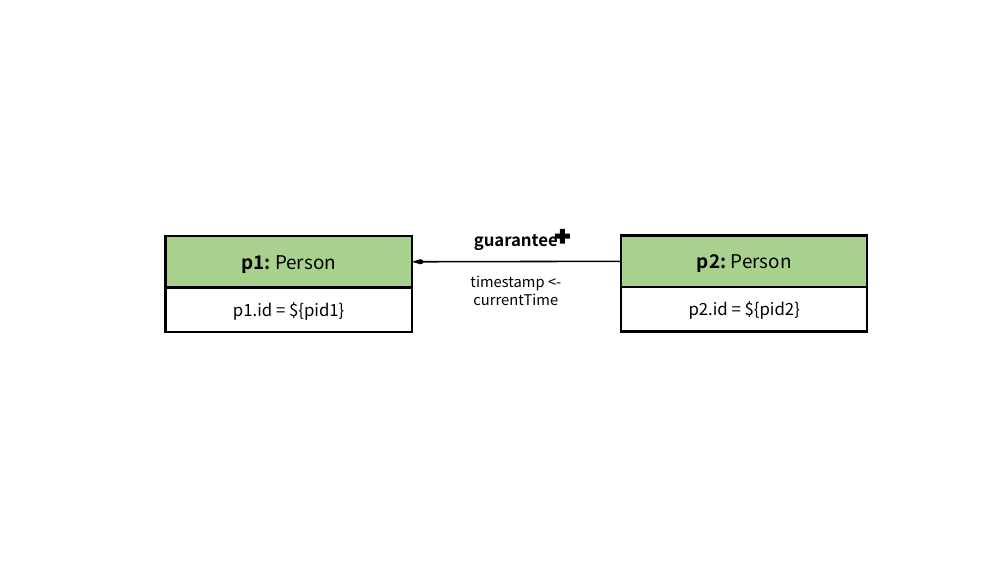
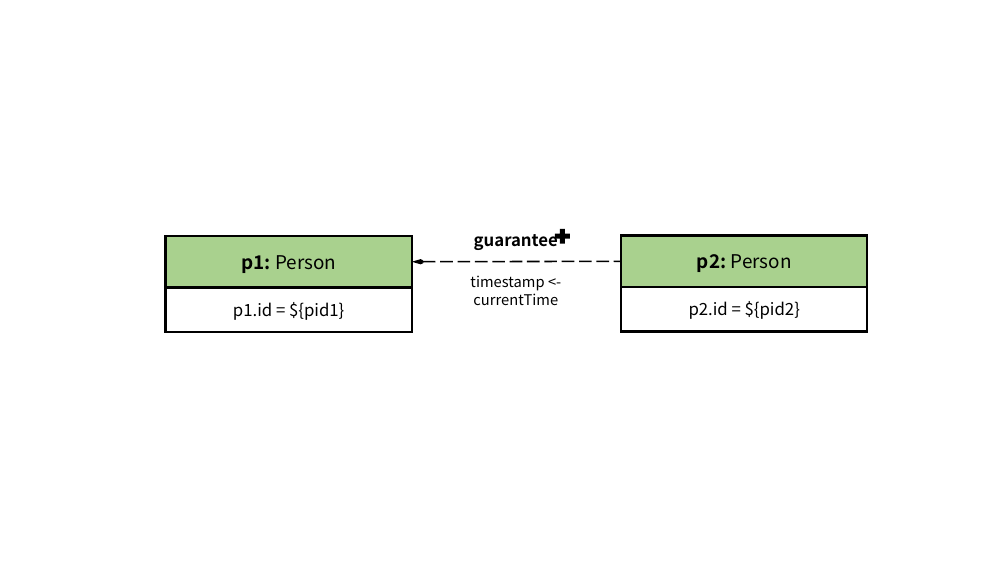
Before and after one commit to ldbc/ldbc_finbench_docs, a slide deck: slide 12 of patterns/transaction-write.pptx. Drawn at 1008x567 pixels with LibreOffice and Linux fonts; fonts in the diff are those of the drawing. Boxes give left, top, right and bottom in pixels: in the first picture for what was removed or moved away, otherwise in the second. Text is boxed around its words. In the diff, an @@ line names an element or a change of style, - is before the commit and + after.

```diff
--- a/patterns/transaction-write.pptx
+++ b/patterns/transaction-write.pptx
@@ arrow (412, 262) - (622, 262): stroke #000000 1.5 pt to #000000 1.5 pt dashed @@
```
Also in this commit, not shown: 5 other slides changed, 41 other files.
